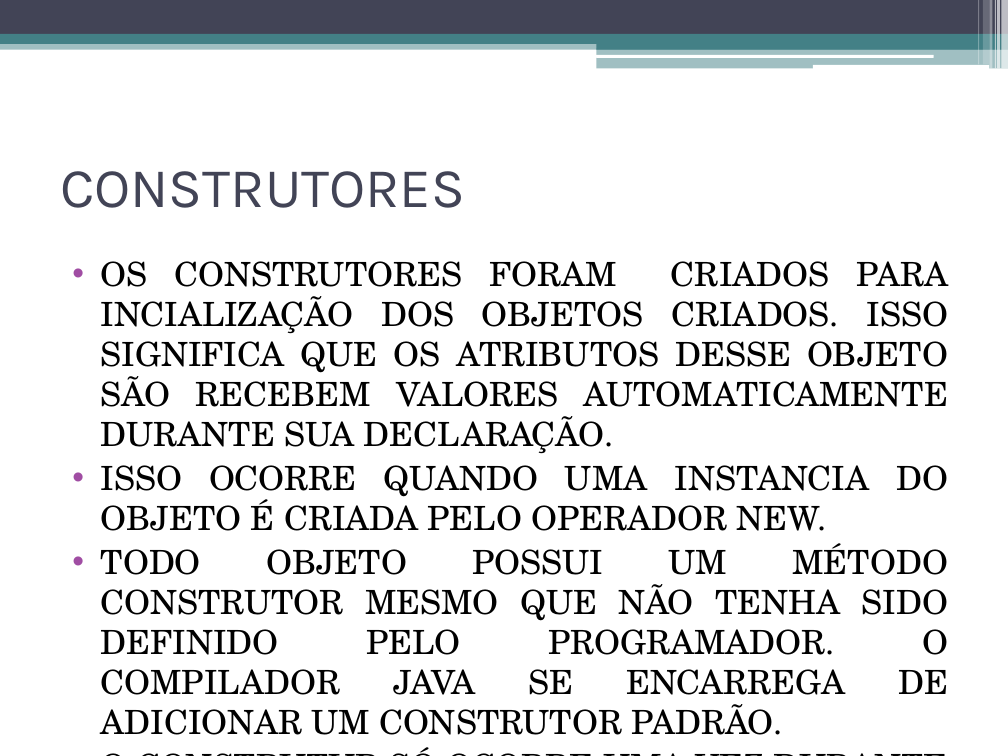
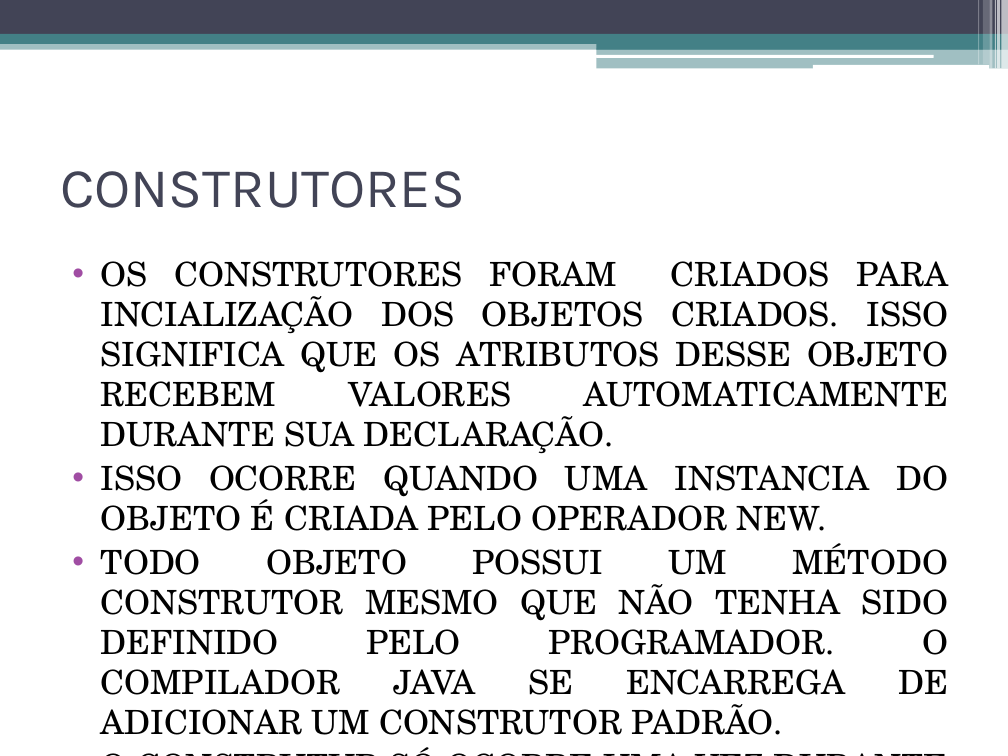
Before and after one commit to adilsonlopesoracle/ProgramacaoOrientadaaObjetos_Olinda, a slide deck: slide 127 of FundamentosOrientObjetos.pptx (slide 120 before the commit). Drawn at 1008x756 pixels with LibreOffice and Linux fonts; fonts in the diff are those of the drawing. Boxes give left, top, right and bottom in pixels: in the first picture for what was removed or moved away, otherwise in the second. Text is boxed around its words. In the diff, an @@ line names an element or a change of style, - is before the commit and + after.

```diff
--- a/FundamentosOrientObjetos.pptx
+++ b/FundamentosOrientObjetos.pptx
@@ text at (x1=101, y1=261, x2=948, y2=454): text changed @@
-• OS CONSTRUTORES FORAM CRIADOS PARA INCIALIZAÇÃO DOS OBJETOS CRIADOS. ISSO SIGNIFICA QUE OS ATRIBUTOS DESSE OBJETO SÃO RECEBEM VALORES AUTOMATICAMENTE DURANTE SUA DECLARAÇÃO.
+• OS CONSTRUTORES FORAM CRIADOS PARA INCIALIZAÇÃO DOS OBJETOS CRIADOS. ISSO SIGNIFICA QUE OS ATRIBUTOS DESSE OBJETO RECEBEM VALORES AUTOMATICAMENTE DURANTE SUA DECLARAÇÃO.
```
Also in this commit, not shown: 1 other slide changed, 46 slides added.
